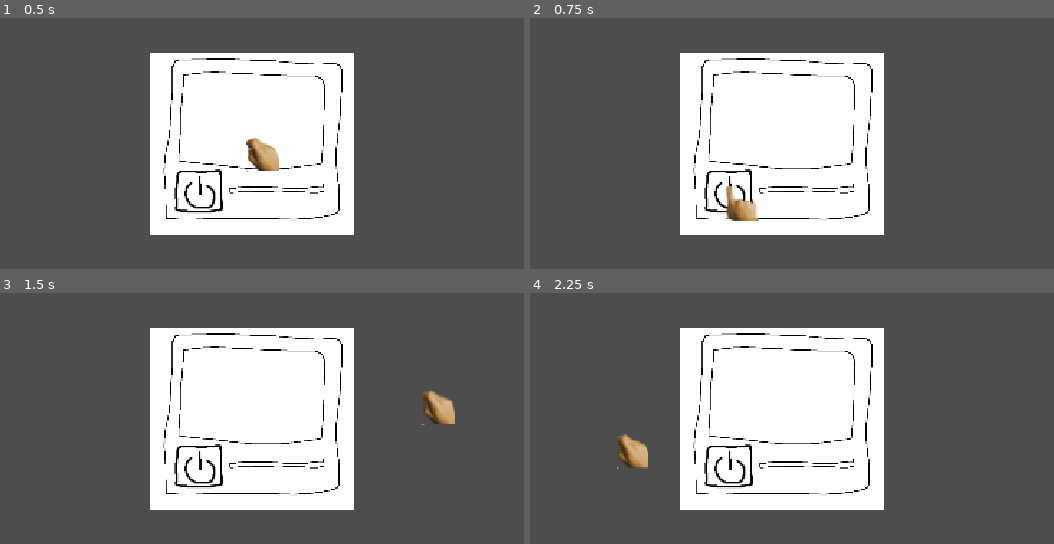
Above: before the commit, frames 1-4 (two rows, left to right).
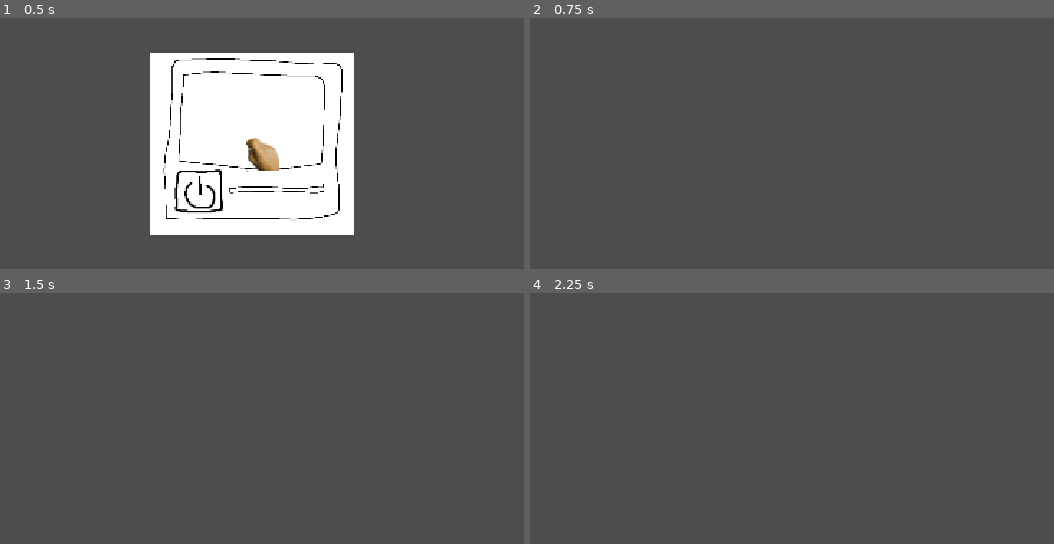
Above: after the commit, the same moments.

Repository: Derfla12345/imnotarobot
Game: Godot game, scene res://Captchas/CaptchaTest/captcha_test.tscn
The game is run twice, just before and just after one commit, with the same random seed, the same clock (stepped at 60 frames per second) and the same inputs. This scene is started directly instead of the project's main scene.
Inputs (mouse positions are in pixels of both pictures, inside the frame that each line leads up to):
- Up to frame 1 (0.5 s): no input
- Up to frame 2 (0.75 s): click (729, 193) at 0.5 s
- Up to frame 3 (1.5 s): tap Enter at 1.25 s; move the mouse to (429, 395) at 1.27 s; hold D (move_right) from 1.28 s (still down); tap Z (interact) at 1.35 s
- Up to frame 4 (2.25 s): tap Space at 2 s; move the mouse to (624, 441) at 2.02 s; release D (move_right) at 2.03 s; hold S (move_down) from 2.03 s (still down); tap Z (interact) at 2.1 s

Frame 1 is identical in both runs. In frame 2, 28% of the frame differs, in the area x 28-68%, y 13-87%; in frame 3, 29%, in the area x 28-87%, y 13-87%; in frame 4, 29%.
Error before the commit: Cannot call method 'has_method' on a null value. (res://Captchas/CaptchaTest/captcha_test.gd:19)

Commit message:
slight logic improvements

Diff:
--- a/Captchas/CaptchaTest/captcha_test.gd
+++ b/Captchas/CaptchaTest/captcha_test.gd
@@ -16,7 +16,7 @@
 # will come back to this later since a check like this in _process isn't that necessary now
 func _process(delta: float) -> void:
 	if computer_off:
-		if (player.has_method("set_activity_lock")):
+		if (player and player.has_method("set_activity_lock")):
 			player.set_activity_lock(false)
 		queue_free()
 
--- a/Player/player.tscn
+++ b/Player/player.tscn
@@ -9,7 +9,6 @@
 size = Vector2(22, 30)
 
 [node name="Player" type="CharacterBody2D" unique_id=1745909773]
-position = Vector2(0, 15)
 script = ExtResource("1_l8h54")
 
 [node name="Camera2D" type="Camera2D" parent="." unique_id=1758303756]
--- a/player.gd
+++ b/player.gd
@@ -10,9 +10,9 @@
 		velocity = direction * 125
 		move_and_slide()
 
-	if (Input.is_action_just_pressed("interact")):
-		if interactable_object and interactable_object.has_method("interact"):
-			interactable_object.interact(self)
+		if (Input.is_action_just_pressed("interact")):
+			if interactable_object and interactable_object.has_method("interact"):
+				interactable_object.interact(self)
 
 	#if velocity.length() > 0.0:
 		#PlayerAnimator.play_walk_animation()
